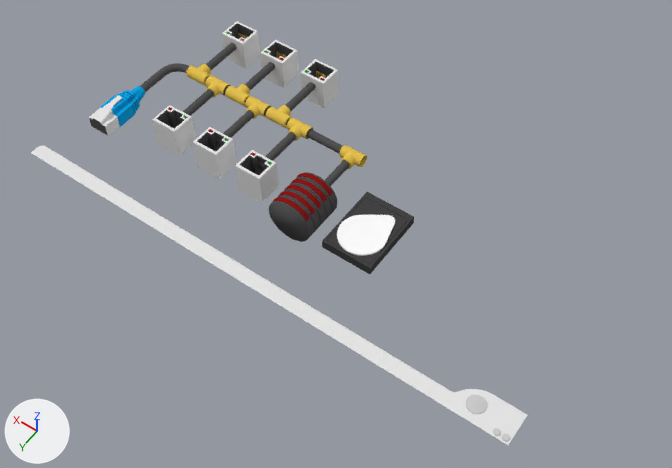
An edit to the Blender file assets/models/ui.blend, drawn before and after from the same camera.
The view is the same before and after, from a 50 mm lens placed at (-6.26, 10.59, 11.23), pointed at (-0.83, 2.99, -0.71). Lighting does not change. The marker at lower left points along +X, +Y and +Z.
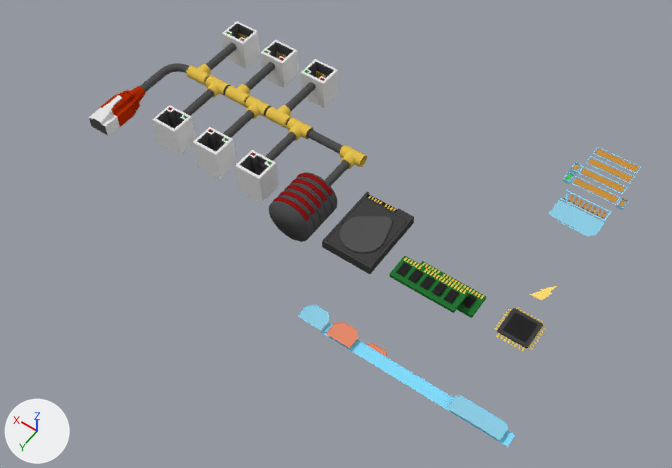
Pixel boxes (x1, y1, x2, y2) of what changed, in the pictures (672 x 468 px; the box of a moved part takes in the faces that stretch with it):
'Cube', reshaped (31% narrower)
    before: (31, 146, 528, 445)
    after: (298, 147, 641, 447)
'Cube.017', recoloured, reshaped (white to grey)
    both: (322, 192, 414, 274)
'Cube.018', added
    after: (389, 256, 487, 318)
    faces in mat_material_011 (dark green #267434): (389, 256, 487, 318)
    faces in mat_material_010 (black #292929): (397, 262, 477, 308)
    faces in mat_material_005 (yellow #e7c451): (404, 257, 484, 299)
'Cube.002', recoloured
    both: (98, 86, 145, 128)
'Cube.019', added (black)
    after: (494, 307, 546, 351)
    faces in mat_material_010 (black #292929): (503, 312, 537, 342)
    faces in mat_material_008 (black #444444): (497, 308, 543, 348)
    faces in mat_material_005 (yellow #e7c451): (494, 307, 546, 351)
'Cube.020', added
    after: (530, 286, 557, 300)
part 1 of me_cube_001, moved or reshaped
    before: (337, 215, 395, 256)
    after: (340, 216, 392, 253)
part 2 of me_cube_001, built on
    both: (333, 192, 401, 259)
part 3 of me_cube, deleted
    before: (466, 395, 487, 414)
part 4 of me_cube, deleted
    before: (502, 434, 510, 442)
part 5 of me_cube, deleted
    before: (493, 428, 501, 436)
part 6 of me_cube, moved or reshaped
    before: (31, 146, 528, 445)
    after: (298, 305, 515, 447)
part 7 of me_cube, added
    after: (548, 147, 641, 236)

The change, as a diff of the scene's bpy script:
```diff
--- a/assets/models/ui.blend.py
+++ b/assets/models/ui.blend.py
@@ mat_material_002 @@
 mat_material_002 = diffuse_material('Material.002')
-mat_material_002.base_color = (0.00549, 0.378, 0.8)  # blue #11a5e7
+mat_material_002.base_color = (0.477, 0.0288, 0.0022)  # orange #b82f07
@@ mat_material_009 @@
 mat_material_009 = diffuse_material('Material.009')
-mat_material_009.base_color = (1.0, 1.0, 1.0)  # white #ffffff
+mat_material_009.base_color = (0.0908, 0.0908, 0.0908)  # dark grey #555555
@@ me_cube_001 @@
-me_cube_001.from_pydata(...)  # 222 vertices, 190 faces; spans x -0.438..0.434, y -0.319..0.874, z -0.001..0.183
+me_cube_001.from_pydata(...)  # 457 vertices, 365 faces; spans x -0.438..0.434, y -0.319..0.874, z -0.001..0.183
+# me_cube_001 part 1: the loose piece of 186 vertices spanning x -0.38..0.384, y -0.116..0.819, z 0.157..0.183 is scaled about its middle by (0.9, 0.9, 1)
+# me_cube_001 part 2: 16 vertices removed from x -0.438..0.434, y -0.265..-0.206, z -0.001..0.157; 251 vertices added at x -0.438..0.434, y -0.319..0.874, z -0.001..0.157
 me_cube_001.materials.append(mat_material_008)
 me_cube_001.materials.append(mat_material_009)
+me_cube_001.materials.append(mat_material_005)  # yellow #e7c451
+me_cube_001.materials.append(mat_material_010)  # black #292929
@@ me_cube @@
-me_cube.from_pydata(...)  # 853 vertices, 721 faces; spans x -5.0..3.88, y 4.46..5.0, z 0.0..0.06
-me_cube.materials.append(mat_material)  # white #e7e7e7
-me_cube.materials.append(mat_material_001)  # light grey #cccccc
+me_cube.from_pydata(...)  # 398 vertices, 222 faces; spans x -5.0..-1.6, y -0.49..5.01, z -0.05..0.07
+# me_cube part 3: the loose piece of 360 vertices spanning x -4.51..-4.22, y 4.58..4.87, z 0.04..0.06 is deleted
+# me_cube part 4: the loose piece of 180 vertices spanning x -4.98..-4.87, y 4.87..4.98, z 0.04..0.06 is deleted
+# me_cube part 5: the loose piece of 180 vertices spanning x -4.84..-4.74, y 4.87..4.98, z 0.04..0.06 is deleted
+# me_cube part 6: 133 vertices removed from x -5.0..3.88, y 4.46..5.0, z 0.0..0.04; 146 vertices added at x -5.0..-1.6, y 4.7..5.01, z -0.05..0.06
+# me_cube part 7: 252 vertices added at x -4.52..-3.48, y -0.49..1.31, z 0.0..0.07
+# me_cube part 8: the surface is now shaded flat
+me_cube.materials.append(mat_m_light_blue)  # cyan #8dcfe7
+me_cube.materials.append(mat_m_light_blue_001)  # cyan #83deff
+me_cube.materials.append(mat_m_light_blue_002)  # orange #e78c6e
+me_cube.materials.append(mat_m_light_blue_003)  # orange #e78768
+me_cube.materials.append(mat_m_light_blue_005)  # orange #ca933d
+me_cube.materials.append(mat_m_light_blue_006)  # orange #ca933d
+me_cube.materials.append(mat_m_light_blue_007)  # green #3dca50
@@ ob_cube_018 @@
+ob_cube_018 = bpy.data.objects.new('Cube.018', me_cube_002)  # 960 vertices, 642 faces, 40 loose edges; spans x -0.649..0.645, y 0.25..0.864, z -0.001..0.295; in mat_material_005 (yellow #e7c451), mat_material_008 (black #444444), mat_material_010 (black #292929), mat_material_011 (dark green #267334)
+ob_cube_018.location = (-2.97, 2.9, 0.0)
@@ ob_cube_019 @@
+ob_cube_019 = bpy.data.objects.new('Cube.019', me_cube_008)  # 672 vertices, 435 faces, 32 loose edges; spans x -0.517..0.082, y 0.195..0.794, z 0.11..0.164; in mat_material_005 (yellow #e7c451), mat_material_008 (black #444444), mat_material_010 (black #292929)
+ob_cube_019.location = (-4.07, 2.9, 0.0)
@@ ob_cube_020 @@
+ob_cube_020 = bpy.data.objects.new('Cube.020', me_cube_012)  # 14 vertices, 9 faces; spans x -0.12..0.145, y -0.04..0.318, z 0.139..0.175; in mat_material_012 (yellow #ffde71)
+ob_cube_020.location = (-4.27, 2.5, 0.0)
```
